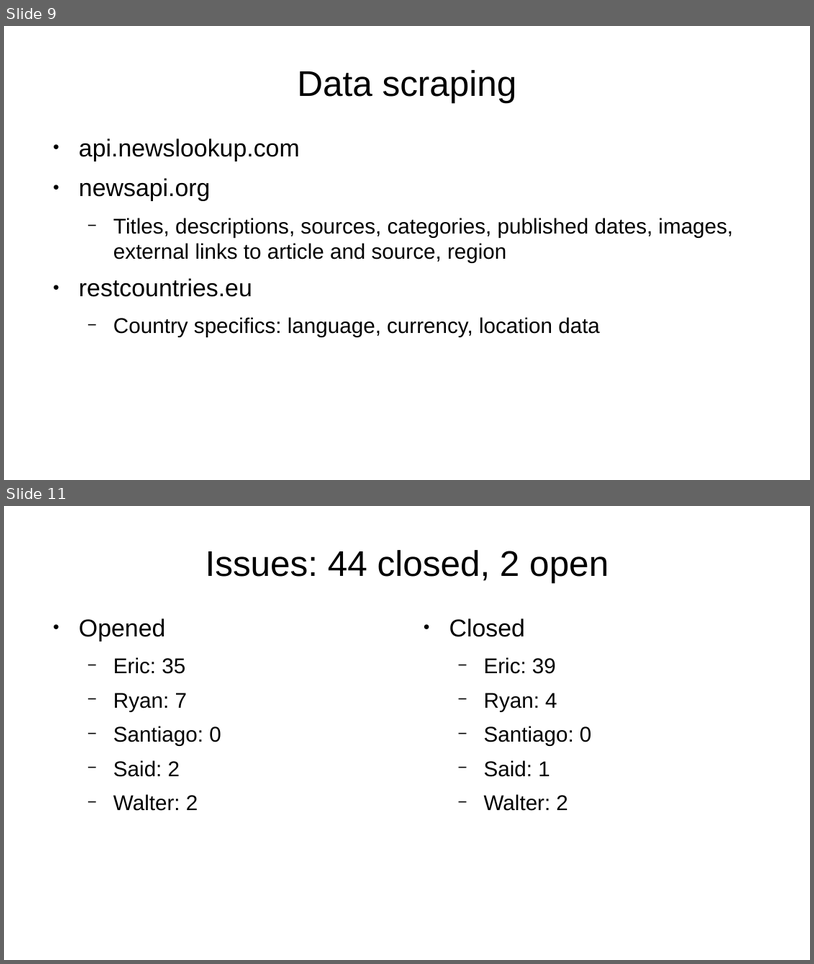
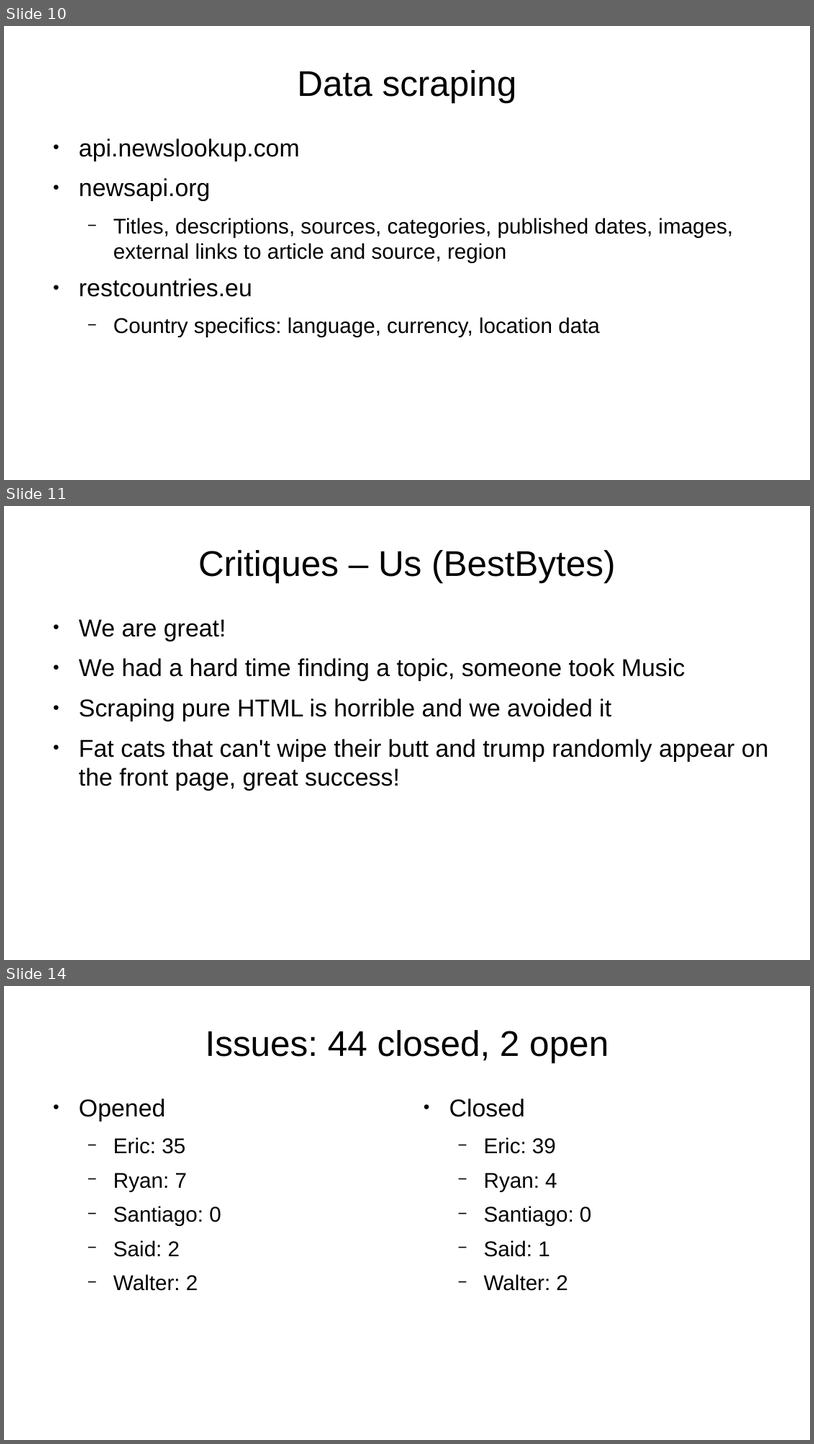
Before and after one commit to swilery/cs373-idb, a slide deck: SWE presentation.odp. Shown one above the other, each under a label of ours: slides 9 and 11 before the commit, slides 10, 11 and 14 after it; the slides between them are not shown. The pictures are 814x964 and 814x1444 pixels, drawn with LibreOffice and Linux fonts; fonts in the diff are those of the drawing. Boxes give left, top, right and bottom in pixels: in the first picture for what was removed or moved away, otherwise in the second. Text is boxed around its words. In the diff, an @@ line names an element or a change of style, - is before the commit and + after.

```diff
--- a/SWE presentation.odp
+++ b/SWE presentation.odp
@@ slide 11 added at [4,506,810,960], background #FFFFFF @@
@@ title added at [198,550,615,583], 35.1 pt, text #000000 @@
+Critiques – Us (BestBytes)
@@ text added at [79,619,769,790], 24 pt, text #000000 @@
+● We are great!
+● We had a hard time finding a topic, someone took Music
+● Scraping pure HTML is horrible and we avoided it
+● Fat cats that can't wipe their butt and trump randomly appear on the front page, great success!
@@ what was slide 9 is now slide 10 @@
@@ what was slide 11 is now slide 14 @@
```
Also in this commit, not shown: 2 slides changed, 3 other slides added, 1 other file.
